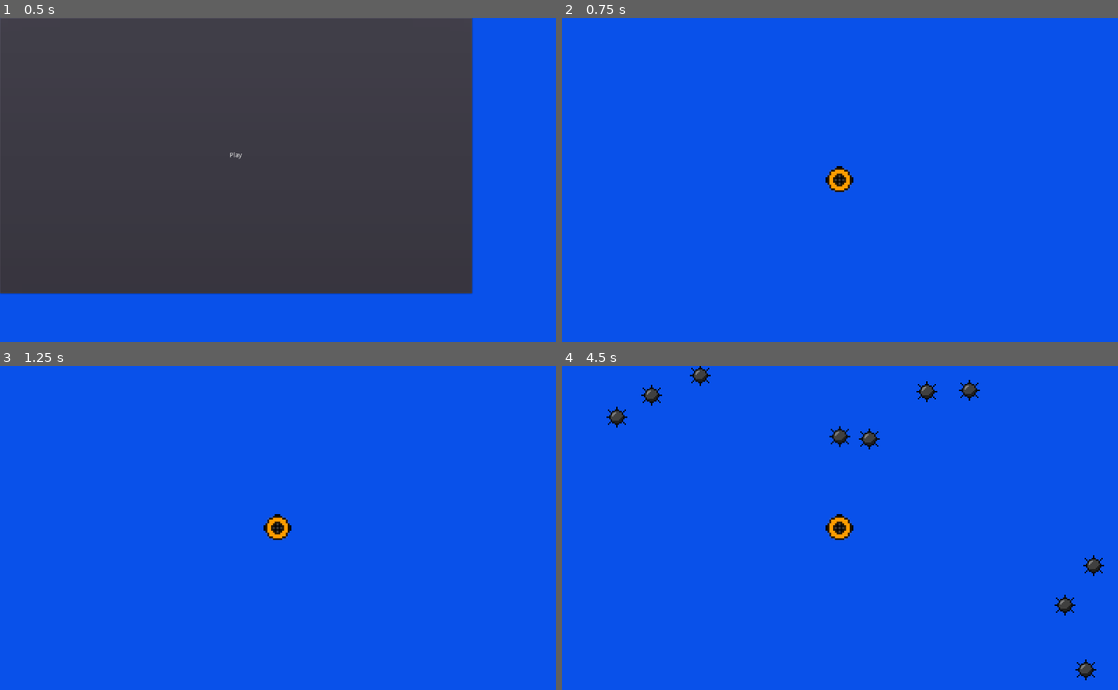
Above: before the commit, frames 1-4 (two rows, left to right).
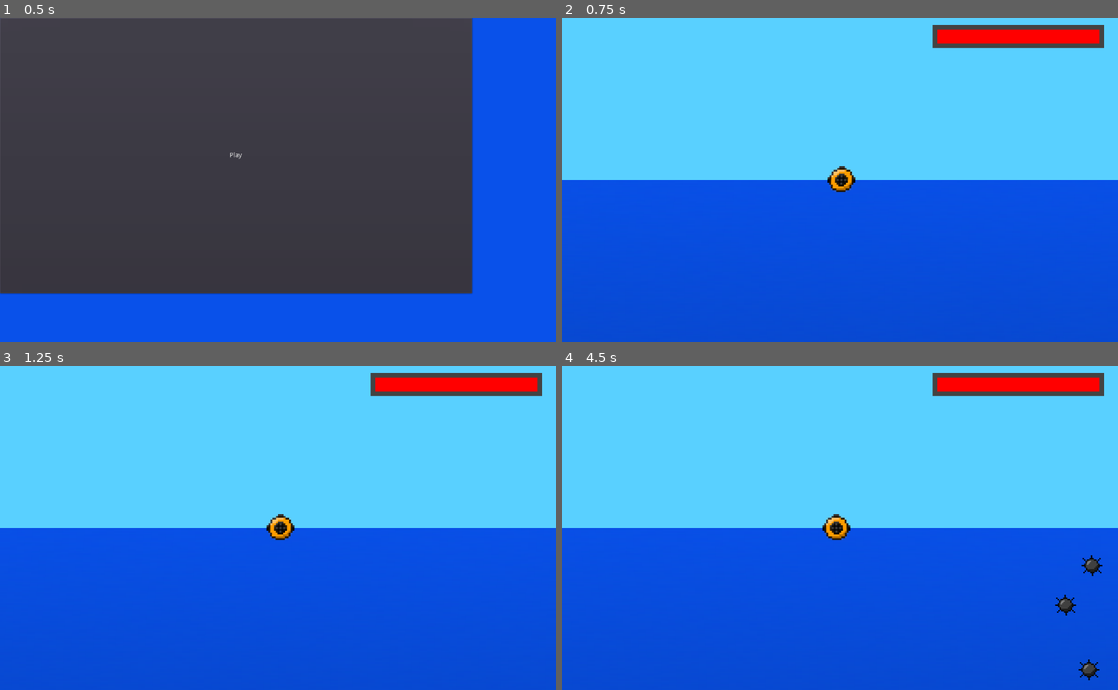
Above: after the commit, the same moments.

Repository: DecrementedPalindrome/DPorAndDPearl
Game: Godot game, scene res://Menu/Menu.tscn
The game is run twice, just before and just after one commit, with the same random seed, the same clock (stepped at 60 frames per second) and the same inputs.
Inputs:
- Up to frame 1 (0.5 s): no input
- Up to frame 2 (0.75 s): click "Play" at 0.5 s
- Up to frame 3 (1.25 s): no input
- Up to frame 4 (4.5 s): tap Enter at 1.25 s; hold Right (ui_right) 1.28-2.03 s; tap Space at 2 s; hold Down (ui_down) 2.03-2.78 s; hold Right (ui_right) 2.78-3.53 s; hold Up (ui_up) 3.53-4.28 s; hold Left (ui_left) from 4.28 s (still down)

Frame 1 is identical in both runs. In frame 2, 51% of the frame differs, in the area x 0-100%, y 0-100%; in frame 3, 51%; in frame 4, 51%.

Commit message:
Add background graphics & collision

Diff:
--- a/Enemies/Mine.gd
+++ b/Enemies/Mine.gd
@@ -11,3 +11,6 @@
 func _process(delta):
 	if position.distance_to(Player.position) > 1000:
 		queue_free()
+
+func destroy():
+	queue_free()
--- a/Enemies/Mine.tscn
+++ b/Enemies/Mine.tscn
@@ -5,15 +5,16 @@
 
 [sub_resource type="CircleShape2D" id=1]
 
-[node name="Mine" type="Node2D"]
+[node name="Mine" type="RigidBody2D"]
 scale = Vector2( 3, 3 )
+collision_mask = 2
+mode = 1
+gravity_scale = 0.0
 script = ExtResource( 2 )
-
-[node name="Hitbox" type="Area2D" parent="."]
-
-[node name="CollisionShape2D" type="CollisionShape2D" parent="Hitbox"]
-scale = Vector2( 0.6, 0.6 )
-shape = SubResource( 1 )
 
 [node name="Sprite" type="Sprite" parent="."]
 texture = ExtResource( 1 )
+
+[node name="Hitbox" type="CollisionShape2D" parent="."]
+scale = Vector2( 0.6, 0.6 )
+shape = SubResource( 1 )
--- /dev/null
+++ b/Game/Floor.gd
@@ -0,0 +1,4 @@
+extends Node2D
+
+func _ready():
+	position.y = Global.ocean_depth+300
--- a/Game/Game.gd
+++ b/Game/Game.gd
@@ -7,6 +7,11 @@
 	pass # Replace with function body.
 
 
-# Called every frame. 'delta' is the elapsed time since the previous frame.
-#func _process(delta):
-#	pass
+func _process(delta):
+	if $Player.health <= 0:
+		get_tree().change_scene("res://Shop/Shop.tscn")
+
+	update_health()
+
+func update_health():
+	$HUD/HealthBar/Health.rect_size.x = 350 * (float($Player.health) / Upgrades.health)
--- a/Game/Game.tscn
+++ b/Game/Game.tscn
@@ -1,22 +1,77 @@
-[gd_scene load_steps=7 format=2]
+[gd_scene load_steps=13 format=2]
 
 [ext_resource path="res://Player/Player.tscn" type="PackedScene" id=1]
 [ext_resource path="res://Enemies/Mine.tscn" type="PackedScene" id=2]
-[ext_resource path="res://Player/Player.gd" type="Script" id=3]
+[ext_resource path="res://Assets/Sky.png" type="Texture" id=3]
 [ext_resource path="res://Assets/PirateSubmarines.wav" type="AudioStream" id=4]
 [ext_resource path="res://Game/Game.gd" type="Script" id=5]
 [ext_resource path="res://Game/Spawner.gd" type="Script" id=6]
+[ext_resource path="res://Assets/Floor.png" type="Texture" id=7]
+[ext_resource path="res://Game/Floor.gd" type="Script" id=8]
+[ext_resource path="res://Assets/Background.png" type="Texture" id=9]
+
+[sub_resource type="Shader" id=1]
+code = "shader_type canvas_item;
+
+uniform float frequency = 6;
+uniform float depth = 0.006;
+
+void fragment() {
+	vec2 uv = SCREEN_UV;
+	uv.x += sin(uv.y * frequency + TIME) * depth;
+	uv.x = clamp(uv.x, 0.0, 1.0);
+	vec3 c = textureLod(SCREEN_TEXTURE, uv, 0.0).rgb;
+
+	COLOR.rgb = c;
+}
+
+//Copyright (c) 2021 Godot Engine
+
+//Permission is hereby granted, free of charge, to any person obtaining a copy
+//of this software and associated documentation files (the \"Software\"), to deal
+//in the Software without restriction, including without limitation the rights
+//to use, copy, modify, merge, publish, distribute, sublicense, and/or sell
+//copies of the Software, and to permit persons to whom the Software is
+//furnished to do so, subject to the following conditions:
+//
+//The above copyright notice and this permission notice shall be included in all
+//copies or substantial portions of the Software.
+//
+//THE SOFTWARE IS PROVIDED \"AS IS\", WITHOUT WARRANTY OF ANY KIND, EXPRESS OR
+//IMPLIED, INCLUDING BUT NOT LIMITED TO THE WARRANTIES OF MERCHANTABILITY,
+//FITNESS FOR A PARTICULAR PURPOSE AND NONINFRINGEMENT. IN NO EVENT SHALL THE
+//AUTHORS OR COPYRIGHT HOLDERS BE LIABLE FOR ANY CLAIM, DAMAGES OR OTHER
+//LIABILITY, WHETHER IN AN ACTION OF CONTRACT, TORT OR OTHERWISE, ARISING FROM,
+//OUT OF OR IN CONNECTION WITH THE SOFTWARE OR THE USE OR OTHER DEALINGS IN THE
+//SOFTWARE."
+
+[sub_resource type="ShaderMaterial" id=2]
+shader = SubResource( 1 )
+shader_param/frequency = 6.0
+shader_param/depth = 0.006
+
+[sub_resource type="CanvasItemMaterial" id=3]
 
 [node name="GameBase" type="Node2D"]
 position = Vector2( 1, 1 )
 script = ExtResource( 5 )
 
 [node name="Player" parent="." instance=ExtResource( 1 )]
-script = ExtResource( 3 )
 
 [node name="Camera2D" type="Camera2D" parent="Player"]
+visible = false
 position = Vector2( 1, 0 )
 current = true
+
+[node name="CanvasLayer" type="CanvasLayer" parent="Player/Camera2D"]
+
+[node name="ColorRect" type="ColorRect" parent="Player/Camera2D/CanvasLayer"]
+material = SubResource( 2 )
+anchor_right = 1.0
+anchor_bottom = 1.0
+__meta__ = {
+"_edit_use_anchors_": false
+}
 
 [node name="AudioStreamPlayer" type="AudioStreamPlayer" parent="."]
 stream = ExtResource( 4 )
@@ -30,4 +85,59 @@
 
 [node name="WaveTimer" type="Timer" parent="Spawner"]
 autostart = true
+
+[node name="Sky" type="Node2D" parent="."]
+position = Vector2( 0, -300 )
+scale = Vector2( 10000, 1 )
+z_index = -1
+
+[node name="Sprite" type="Sprite" parent="Sky"]
+material = SubResource( 3 )
+texture = ExtResource( 3 )
+
+[node name="Floor" type="Node2D" parent="."]
+position = Vector2( 0, 10000 )
+scale = Vector2( 10000, 1 )
+z_index = -1
+script = ExtResource( 8 )
+
+[node name="Sprite" type="Sprite" parent="Floor"]
+material = SubResource( 3 )
+texture = ExtResource( 7 )
+
+[node name="HUD" type="CanvasLayer" parent="."]
+
+[node name="HealthBar" type="ColorRect" parent="HUD"]
+anchor_left = 1.0
+anchor_right = 1.0
+margin_left = -400.0
+margin_top = 15.0
+margin_right = -30.0
+margin_bottom = 65.0
+color = Color( 0.262745, 0.262745, 0.262745, 1 )
+__meta__ = {
+"_edit_use_anchors_": false
+}
+
+[node name="Health" type="ColorRect" parent="HUD/HealthBar"]
+anchor_left = 1.0
+anchor_right = 1.0
+margin_left = -360.0
+margin_top = 10.0
+margin_right = -10.0
+margin_bottom = 40.0
+color = Color( 1, 0, 0, 1 )
+__meta__ = {
+"_edit_use_anchors_": false
+}
+
+[node name="ParallaxBackground" type="ParallaxBackground" parent="."]
+
+[node name="ParallaxLayer" type="ParallaxLayer" parent="ParallaxBackground"]
+motion_scale = Vector2( 0.04, 0.1 )
+
+[node name="Background" type="Sprite" parent="ParallaxBackground/ParallaxLayer"]
+position = Vector2( 0, 530 )
+scale = Vector2( 4, 4 )
+texture = ExtResource( 9 )
 [connection signal="timeout" from="Spawner/WaveTimer" to="Spawner" method="_on_WaveTimer_timeout"]
--- a/Game/Spawner.gd
+++ b/Game/Spawner.gd
@@ -30,6 +30,8 @@
 				mine.position = player_position + Vector2(rand_range(-700, 700), rand_range(400, 600))
 			3:
 				mine.position = player_position + Vector2(rand_range(-700, -900), rand_range(-400, 400))
+		if mine.position.y <= 50 || mine.position.y >= Global.ocean_depth - 50:
+			mine.queue_free()
 
 
 
--- /dev/null
+++ b/Game/global.gd
@@ -0,0 +1,3 @@
+extends Node
+
+var ocean_depth = 10000 #Pixels
--- a/Player/Player.gd
+++ b/Player/Player.gd
@@ -1,17 +1,19 @@
 extends Node2D
+
+export (NodePath) var game_path
+
+var Game
 
 var health
 var speed
 
 func _ready():
+	Game = get_node(game_path)
 	health = Upgrades.health
 	speed = Upgrades.speed
 
 func _process(delta):
 	processMovement(delta)
-
-func _on_ObstacleCollider_body_entered(_body):
-	pass
 
 func processMovement(delta):
 	var velocity = Vector2()
@@ -26,3 +28,14 @@
 	if velocity.length() > 0:
 		velocity = velocity.normalized() * speed
 	position += velocity * delta
+	position.y = clamp(position.y, 0, Global.ocean_depth-30)
+	position.x = clamp(position.x, -5000, 5000)
+
+
+
+func hit():
+	health -= 1
+
+func _on_Hitbox_body_entered(body):
+	body.destroy()
+	hit()
--- a/Player/Player.tscn
+++ b/Player/Player.tscn
@@ -1,17 +1,22 @@
-[gd_scene load_steps=3 format=2]
+[gd_scene load_steps=4 format=2]
 
 [ext_resource path="res://Assets/Submarine.png" type="Texture" id=1]
+[ext_resource path="res://Player/Player.gd" type="Script" id=2]
 
 [sub_resource type="CircleShape2D" id=1]
 
 [node name="Player" type="Node2D"]
-
-[node name="Hitbox" type="Area2D" parent="."]
-
-[node name="CollisionShape2D" type="CollisionShape2D" parent="Hitbox"]
-scale = Vector2( 3, 3 )
-shape = SubResource( 1 )
+script = ExtResource( 2 )
 
 [node name="Sprite" type="Sprite" parent="."]
 scale = Vector2( 4, 4 )
 texture = ExtResource( 1 )
+
+[node name="Hitbox" type="Area2D" parent="."]
+collision_layer = 0
+
+[node name="Hitbox2" type="CollisionShape2D" parent="Hitbox"]
+visible = false
+scale = Vector2( 3, 3 )
+shape = SubResource( 1 )
+[connection signal="body_entered" from="Hitbox" to="." method="_on_Hitbox_body_entered"]
--- /dev/null
+++ b/Shop/Shop.gd
@@ -0,0 +1,5 @@
+extends Control
+
+
+func _on_Continue_pressed():
+	get_tree().change_scene("res://Game/Game.tscn")
--- /dev/null
+++ b/Shop/Shop.tscn
@@ -0,0 +1,22 @@
+[gd_scene load_steps=2 format=2]
+
+[ext_resource path="res://Shop/Shop.gd" type="Script" id=1]
+
+[node name="Control" type="Control"]
+anchor_right = 1.0
+anchor_bottom = 1.0
+script = ExtResource( 1 )
+__meta__ = {
+"_edit_use_anchors_": false
+}
+
+[node name="Continue" type="Button" parent="."]
+margin_left = 558.919
+margin_top = 548.545
+margin_right = 627.919
+margin_bottom = 568.545
+text = "Continue"
+__meta__ = {
+"_edit_use_anchors_": false
+}
+[connection signal="pressed" from="Continue" to="." method="_on_Continue_pressed"]
--- a/project.godot
+++ b/project.godot
@@ -21,6 +21,7 @@
 [autoload]
 
 Upgrades="*res://Game/Upgrades.gd"
+Global="*res://Game/global.gd"
 
 [display]
 
Binary file added: Assets/Background.png
Not shown, added: Assets/Background.png.import
Binary file added: Assets/Floor.png
Not shown, added: Assets/Floor.png.import
Binary file added: Assets/Sky.png
Not shown, added: Assets/Sky.png.import
Binary file changed: Assets/Submarine.png
Not shown, added: Assets/Background.pdn
Not shown, changed: Assets/Submarine.pdn
